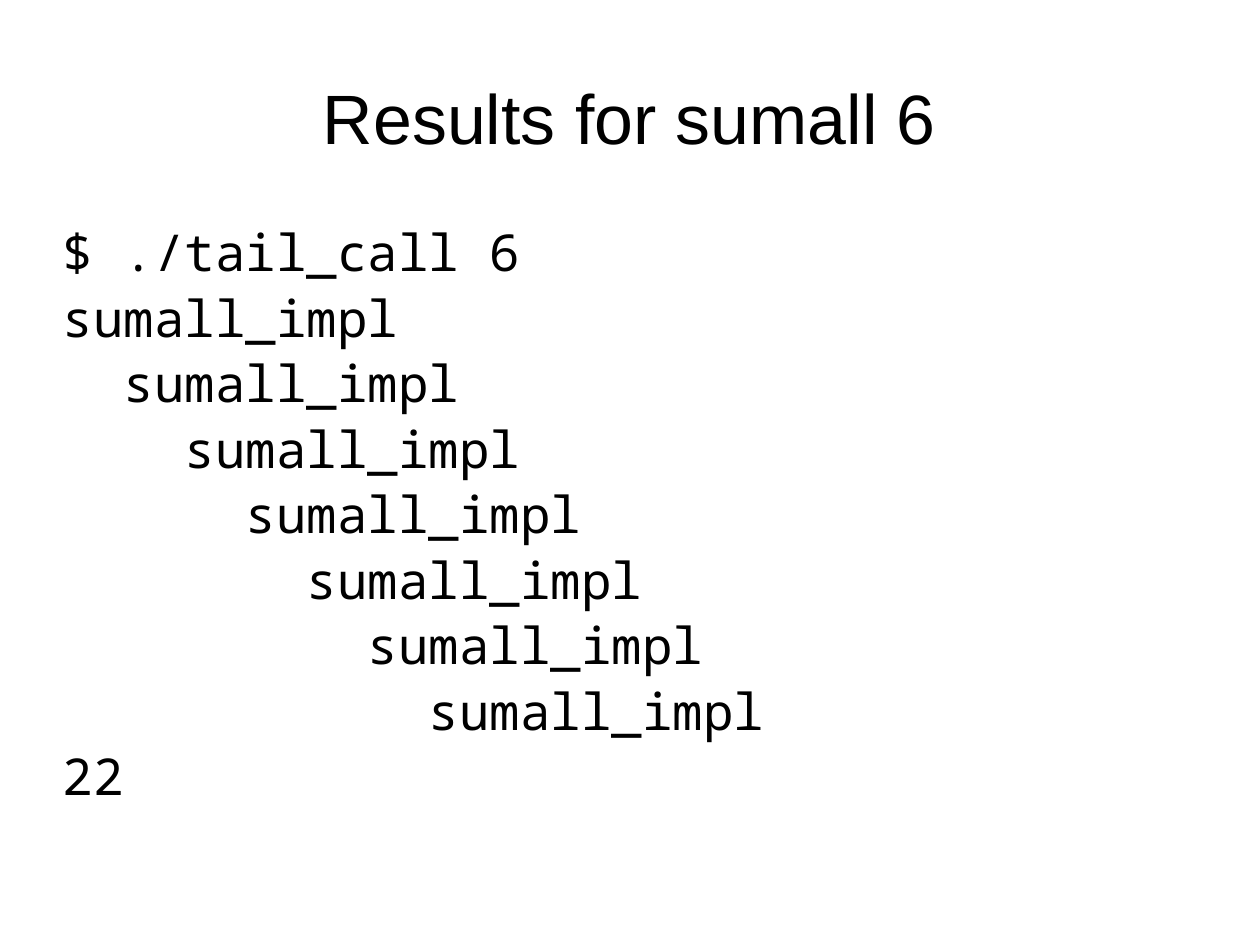
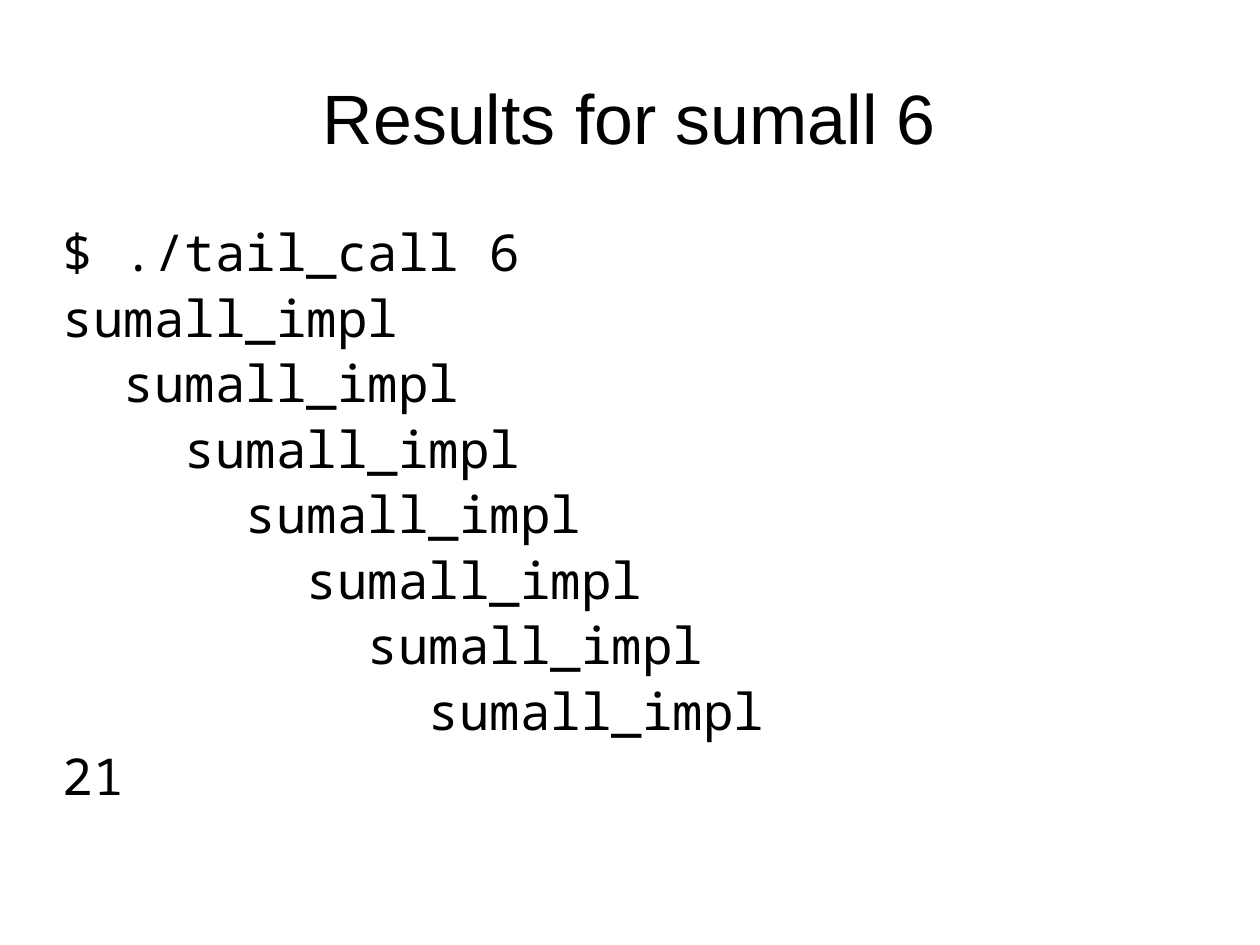
Before and after one commit to andybalaam/tail-call-opt-in-cpp, a slide deck: slide 4 of andybalaam-tailcall.odp. Drawn at 1260x945 pixels with LibreOffice and Linux fonts; fonts in the diff are those of the drawing. Boxes give left, top, right and bottom in pixels: in the first picture for what was removed or moved away, otherwise in the second. Text is boxed around its words. In the diff, an @@ line names an element or a change of style, - is before the commit and + after.

```diff
--- a/andybalaam-tailcall.odp
+++ b/andybalaam-tailcall.odp
@@ text at (x1=63, y1=758, x2=124, y2=795): text changed @@
-22
+21
```
Also in this commit, not shown: 4 other slides changed, 1 other file.
